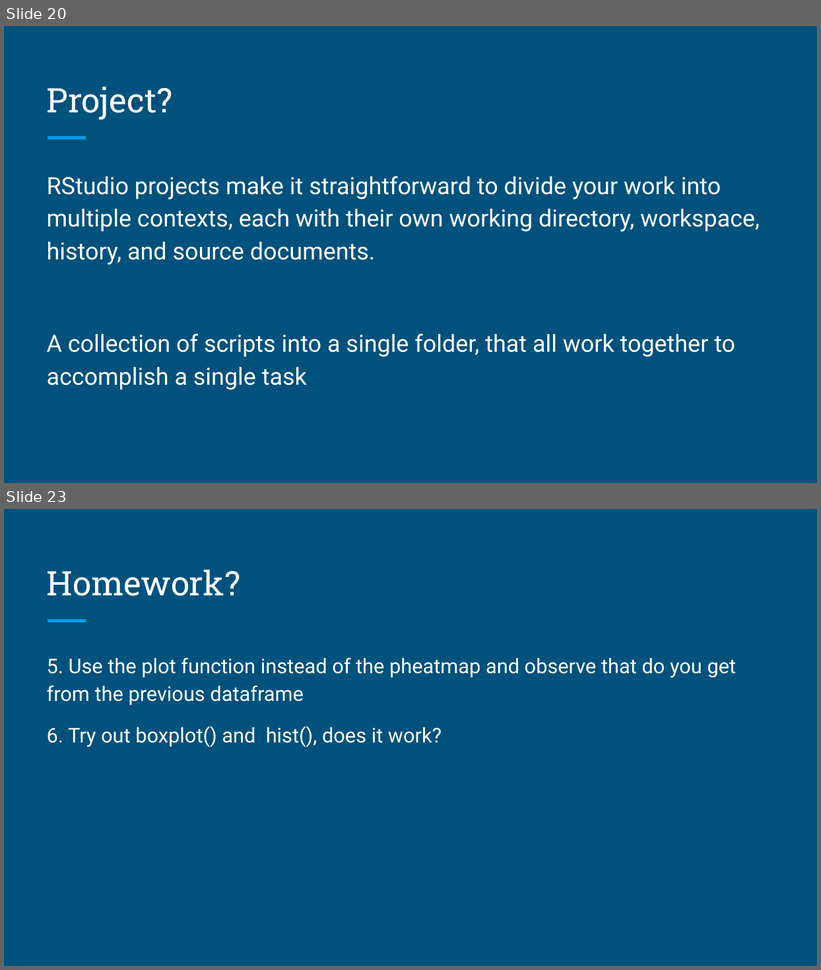
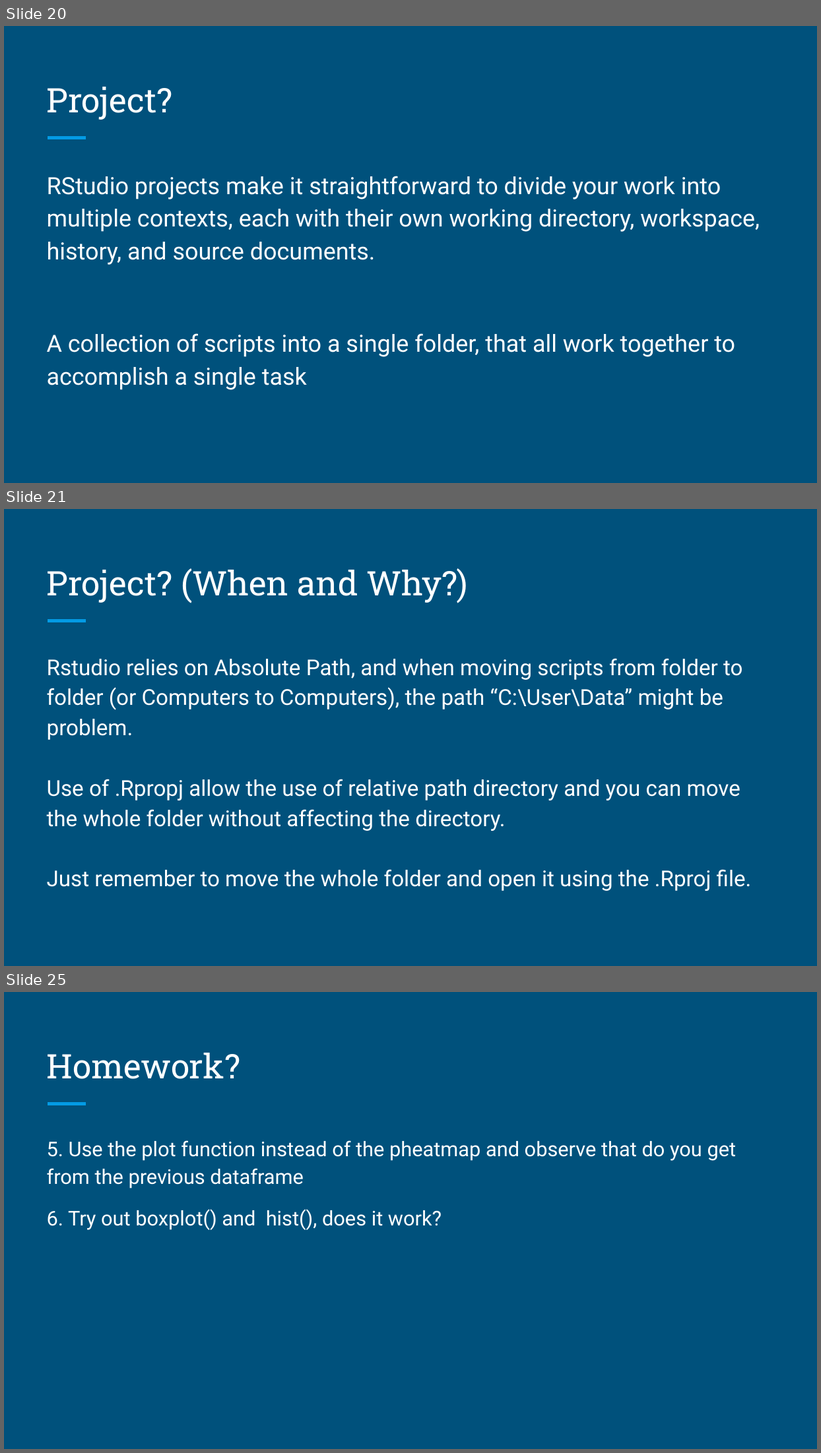
Before and after one commit to brandonyph/APB-Workshop-DataAnalyticsEssentials, a slide deck: Week 1-Basics, Scripting and Project/Week 1- Basics, Scripting and Project.pptx. Shown one above the other, each under a label of ours: slides 20 and 23 before the commit, slides 20, 21 and 25 after it; the slides between them are not shown. The pictures are 821x970 and 821x1453 pixels, drawn with LibreOffice and Linux fonts; fonts in the diff are those of the drawing. Boxes give left, top, right and bottom in pixels: in the first picture for what was removed or moved away, otherwise in the second. Text is boxed around its words. In the diff, an @@ line names an element or a change of style, - is before the commit and + after.

```diff
--- a/Week 1-Basics, Scripting and Project/Week 1- Basics, Scripting and Project.pptx
+++ b/Week 1-Basics, Scripting and Project/Week 1- Basics, Scripting and Project.pptx
@@ slide 21 added at bbox=[4, 509, 817, 966], background #00517C; not listed: 1 template element that a slide beside it also shows @@
@@ title added at bbox=[47, 568, 468, 603], 30 pt, text #FFFFFF @@
+Project? (When and Why?)
@@ text added at bbox=[47, 658, 752, 891], 19.4 pt, text #FFFFFF @@
+Rstudio relies on Absolute Path, and when moving scripts from folder to folder (or Computers to Computers), the path “C:\User\Data” might be problem.
+Use of .Rpropj allow the use of relative path directory and you can move the whole folder without affecting the directory.
+Just remember to move the whole folder and open it using the .Rproj file.
@@ what was slide 23 is now slide 25 @@
```
Also in this commit, not shown: 5 slides changed, 1 other slide added, 8 other files.
